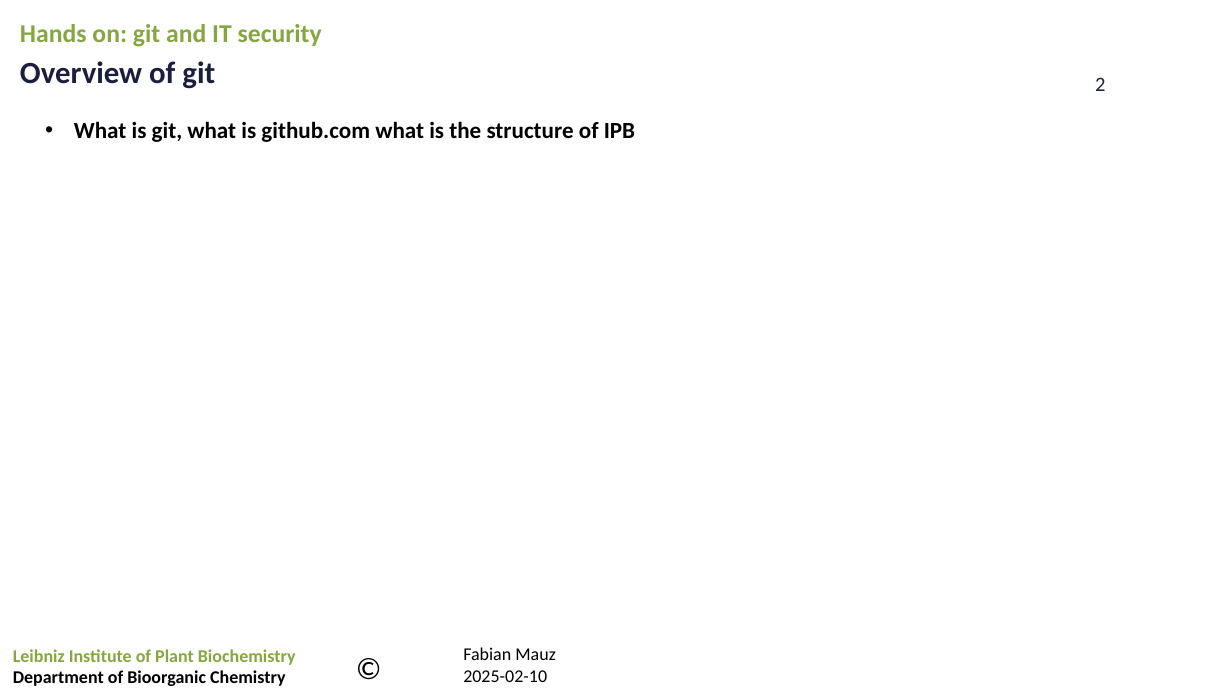
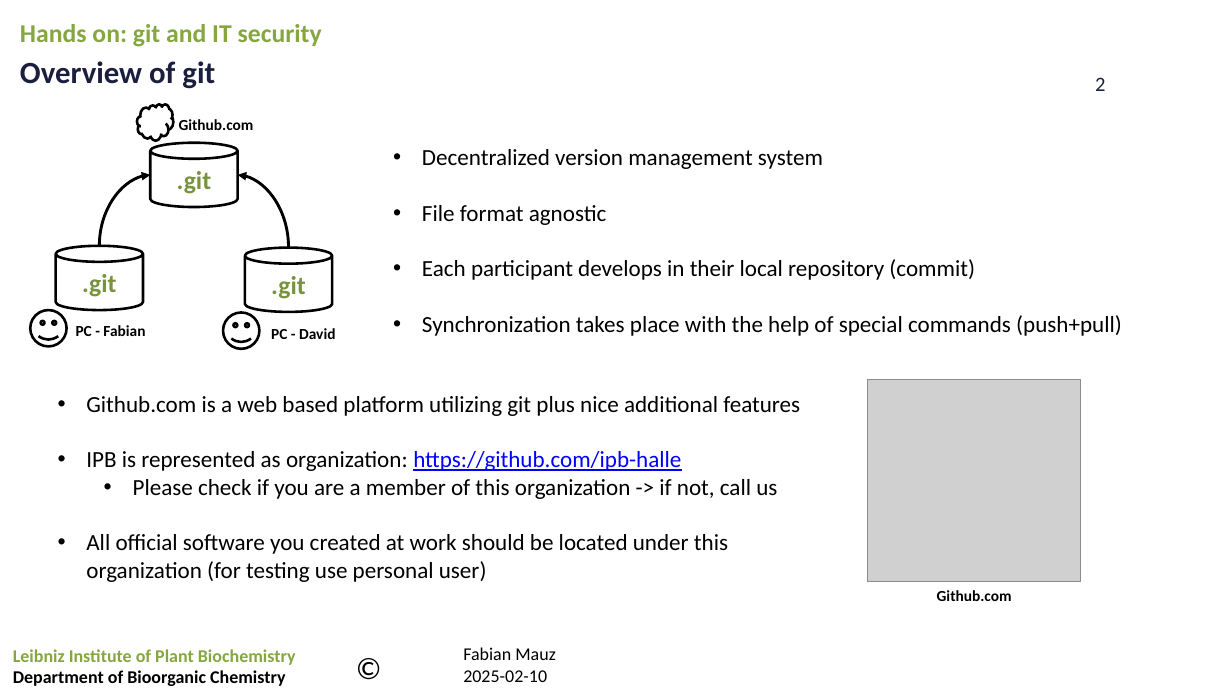
Before and after one commit to FabianMauz/talks_and_lessons, a slide deck: slide 2 of 20250219_git_and_it_security/20250219_git_and_it_security.pptx. Drawn at 1232x693 pixels with LibreOffice and Linux fonts; fonts in the diff are those of the drawing; grey boxes stand for pictures; background and template pictures are left out. Boxes give left, top, right and bottom in pixels: in the first picture for what was removed or moved away, otherwise in the second. Text is boxed around its words. In the diff, an @@ line names an element or a change of style, - is before the commit and + after.

```diff
--- a/20250219_git_and_it_security/20250219_git_and_it_security.pptx
+++ b/20250219_git_and_it_security/20250219_git_and_it_security.pptx
@@ cloud added at (137, 104, 173, 140), fill #FFFFFF, outline #000000 2 pt @@
@@ text added at (179, 119, 254, 130), 12 pt, text #000000, bold @@
+Github.com
@@ cylinder added at (151, 143, 238, 208), fill #FFFFFF, outline #000000 2 pt, 20 pt, text #77933C, bold @@
+.git
@@ text at (422, 149, 1122, 336): text changed; bold off @@
-• What is git, what is github.com what is the structure of IPB
+• Decentralized version management system
+• File format agnostic
+• Each participant develops in their local repository (commit)
+• Synchronization takes place with the help of special commands (push+pull)
@@ curved arrow added from (100, 246) to (151, 175), #000000 2.25 pt @@
@@ curved arrow added from (288, 248) to (238, 175), #000000 2.25 pt @@
@@ cylinder added at (55, 246, 142, 311), fill #FFFFFF, outline #000000 2 pt, 20 pt, text #77933C, bold @@
+.git
@@ cylinder added at (245, 248, 332, 312), fill #FFFFFF, outline #000000 2 pt, 20 pt, text #77933C, bold @@
+.git
@@ smiley face added at (30, 311, 67, 347), fill #FFFFFF, outline #000000 2 pt @@
@@ text added at (76, 325, 145, 336), 12 pt, text #000000, bold @@
+PC - Fabian
@@ smiley face added at (223, 312, 259, 348), fill #FFFFFF, outline #000000 2 pt @@
@@ text added at (271, 328, 335, 339), 12 pt, text #000000, bold @@
+PC - David
@@ picture added at (868, 379, 1080, 581) @@
@@ text added at (86, 396, 800, 582), 18 pt, text #000000 @@
+• Github.com is a web based platform utilizing git plus nice additional features
+• IPB is represented as organization: https://github.com/ipb-halle
+  • Please check if you are a member of this organization -> if not, call us
+• All official software you created at work should be located under this organization (for testing use personal user)
@@ text added at (937, 590, 1012, 601), 12 pt, text #000000, bold @@
+Github.com
```
Also in this commit, not shown: 4 other slides changed, 3 slides added, 2 slides removed.
